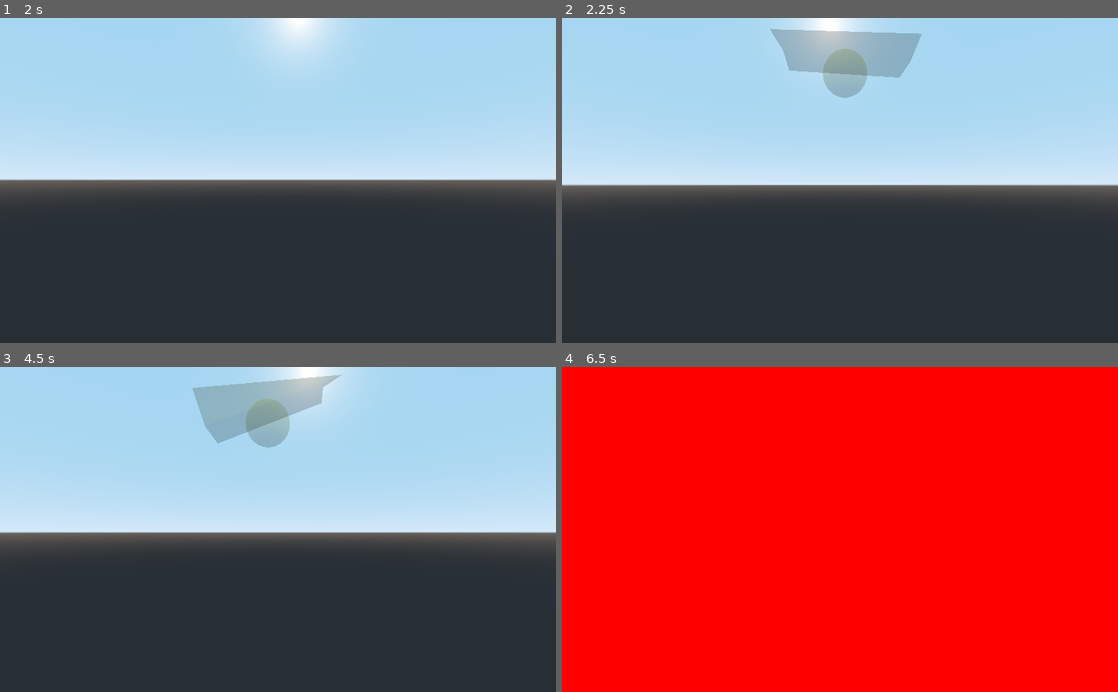
Above: before the commit, frames 1-4 (two rows, left to right).
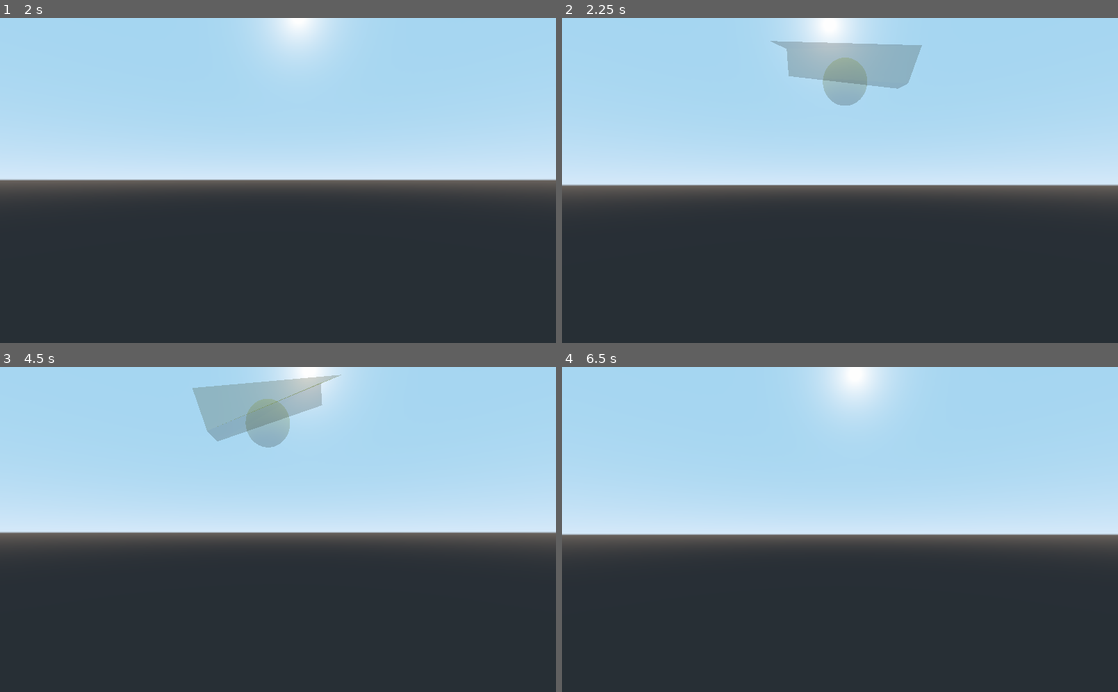
Above: after the commit, the same moments.

Repository: trian-gles/game-jam-dec-2021
Game: Godot game, scene res://Scenes/MainScene.tscn
Two runs of this game, one before a commit and one after it. Both use one fixed random seed, a clock stepped at 60 frames per second and the inputs below.
Inputs (mouse positions are in pixels of both pictures, inside the frame that each line leads up to):
- Up to frame 1 (2 s): tap Enter at 0.5 s; move the mouse to (305, 180) at 0.52 s; hold Space (jump) 0.53-1.28 s; hold W (move_forward) from 0.53 s (still down); move the mouse to (250, 180) at 1.27 s; click (250, 180) at 1.35 s; tap Space (jump) at 1.52, 1.55, 1.82 s
- Up to frame 2 (2.25 s): keep holding W (move_forward); tap Enter at 2 s; move the mouse to (851, 174) at 2.02 s; hold Space (jump) from 2.03 s (still down); right-click (851, 174) at 2.1 s
- Up to frame 3 (4.5 s): keep holding W (move_forward); move the mouse to (272, 536) at 2.77 s; release Space (jump) at 2.78 s; tap Space (jump) at 2.85, 3.02, 3.32 s; tap Enter at 3.5 s; move the mouse to (316, 532) at 3.52 s; hold Space (jump) 3.53-4.28 s; click (316, 532) at 3.6 s; move the mouse to (233, 526) at 4.27 s; right-click (233, 526) at 4.35 s
- Up to frame 4 (6.5 s): tap Space (jump) at 4.52, 4.55, 4.82, 6.02, 6.05, 6.32 s; move the mouse to (845, 529) at 5.02 s; hold Space (jump) 5.03-5.78 s; move the mouse to (817, 523) at 5.77 s; release W (move_forward) at 5.78 s; hold D (move_right) from 5.78 s (still down); click (817, 523) at 5.85 s

Frame 1 is identical in both runs. In frame 2, 2.1% of the frame differs, in the area x 37-65%, y 3-27%; in frame 3, 0.1%; in frame 4, 100%, in the area x 0-100%, y 0-100%.

Commit message:
double jump and walljump

Diff:
--- a/Scenes/Player.tscn
+++ b/Scenes/Player.tscn
@@ -1,9 +1,10 @@
-[gd_scene load_steps=10 format=2]
+[gd_scene load_steps=11 format=2]
 
 [ext_resource path="res://Scripts/Player.gd" type="Script" id=1]
 [ext_resource path="res://Materials/Teleport.tres" type="Material" id=2]
 [ext_resource path="res://Scripts/AudioStreamPlayer.gd" type="Script" id=3]
 [ext_resource path="res://Sounds/white_noise.ogg" type="AudioStream" id=4]
+[ext_resource path="res://Scenes/RayCasts.gd" type="Script" id=5]
 
 [sub_resource type="CapsuleShape" id=1]
 radius = 0.75
@@ -58,3 +59,22 @@
 stream = ExtResource( 4 )
 volume_db = -10.924
 script = ExtResource( 3 )
+
+[node name="RayCasts" type="Spatial" parent="."]
+script = ExtResource( 5 )
+
+[node name="ForRay" type="RayCast" parent="RayCasts"]
+enabled = true
+cast_to = Vector3( 0, 0, -1 )
+
+[node name="BackRay" type="RayCast" parent="RayCasts"]
+enabled = true
+cast_to = Vector3( 0, 0, 1 )
+
+[node name="RightRay" type="RayCast" parent="RayCasts"]
+enabled = true
+cast_to = Vector3( 1, 0, 0 )
+
+[node name="LeftRay" type="RayCast" parent="RayCasts"]
+enabled = true
+cast_to = Vector3( -1, 0, 0 )
--- /dev/null
+++ b/Scenes/RayCasts.gd
@@ -0,0 +1,16 @@
+extends Spatial
+
+var colliding_ray = null
+
+# Declare member variables here. Examples:
+# var a = 2
+# var b = "text"
+
+
+# Called when the node enters the scene tree for the first time.
+func check_colliding():
+	for ray in get_children():
+		if ray.is_colliding():
+			colliding_ray = ray
+			return true
+	return false
--- a/Scripts/Player.gd
+++ b/Scripts/Player.gd
@@ -18,6 +18,8 @@
 
 var is_dying = false
 
+var can_double_jump = false
+
 const teleport = preload("res://Scenes/Teleport.tscn")
 
 onready var head = $Head
@@ -26,6 +28,7 @@
 onready var throw_cursor = $Head/Camera/ThrowPosition/ThrowCursor
 onready var death_vision = $Head/Camera/DeathVision
 onready var audio = $AudioStreamPlayer
+onready var raycasts = $RayCasts
 
 func _ready():
 	Input.set_mouse_mode(Input.MOUSE_MODE_CAPTURED)
@@ -83,8 +86,23 @@
 		direction += head_basis.x
 		movement = true
 
-	if Input.is_action_pressed("jump") and is_on_floor():
-		velocity.y += jump_power
+
+	### JUMP HANDLING
+	if not can_double_jump and is_on_floor():
+		can_double_jump = true
+
+	if Input.is_action_just_pressed("jump"):
+		if is_on_floor():
+			velocity.y += jump_power
+		elif raycasts.check_colliding():
+			var ray: RayCast = raycasts.colliding_ray
+			velocity += -ray.cast_to * 30
+			velocity.y += jump_power
+			print("Walljump")
+
+		elif can_double_jump:
+			velocity.y += jump_power
+			can_double_jump = false
 
 	direction = direction.normalized()
 
